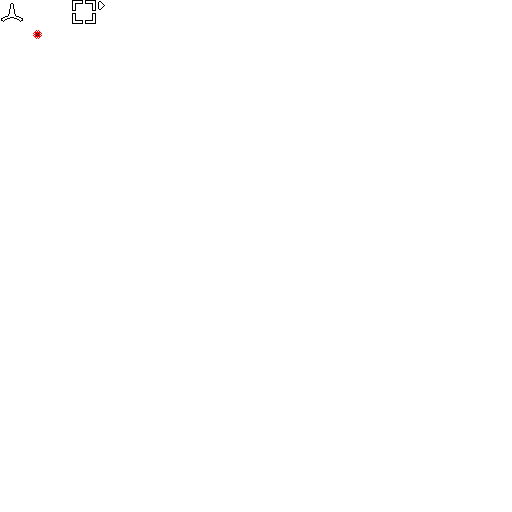
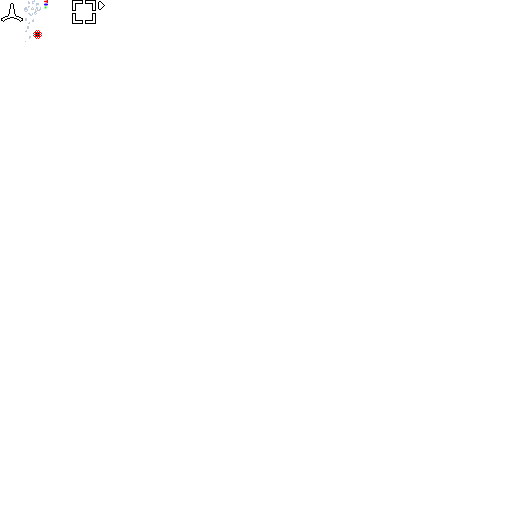
The second (512, 512) image is a revision of the first. Changes to its layers:
painted on "Background" over (24, 0, 48, 42)
